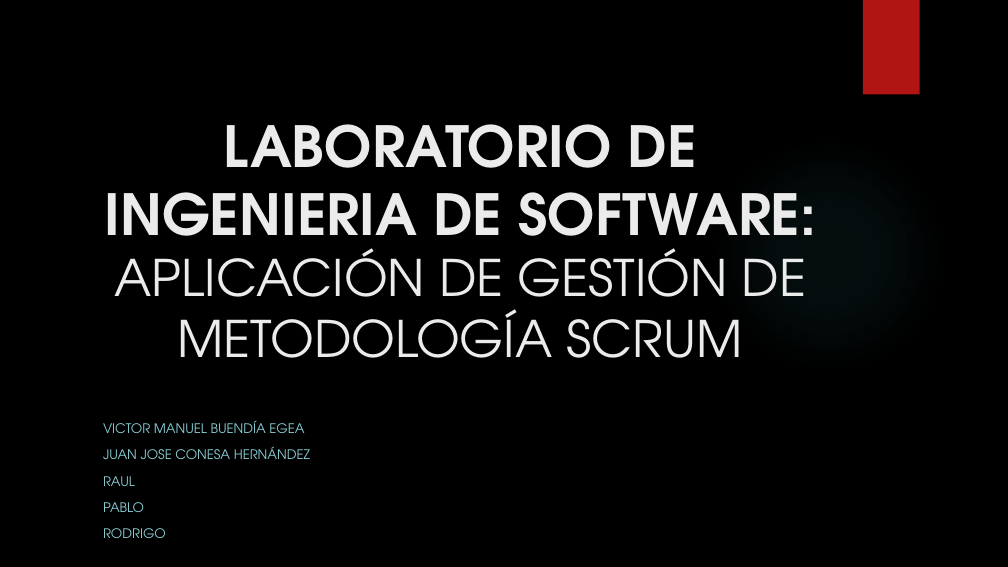
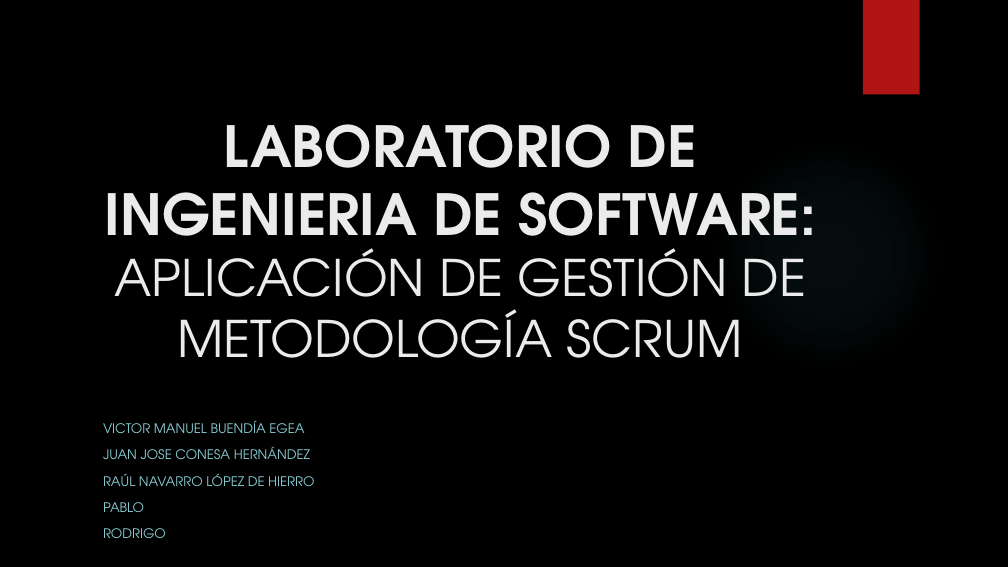
Before and after one commit to pesaura/LaboratorioTrabajo, a slide deck: slide 1 of LABORATORIO DE INGENIERIA.pptx. Drawn at 1008x567 pixels with LibreOffice and Linux fonts; fonts in the diff are those of the drawing; background and template pictures are left out. Boxes give left, top, right and bottom in pixels: in the first picture for what was removed or moved away, otherwise in the second. Text is boxed around its words. In the diff, an @@ line names an element or a change of style, - is before the commit and + after.

Commit message:
point

```diff
--- a/LABORATORIO DE INGENIERIA.pptx
+++ b/LABORATORIO DE INGENIERIA.pptx
@@ subtitle at (103,473,314,486): text changed @@
-RAUL
+RAÚL NAVARRO LÓPEZ DE HIERRO
```
